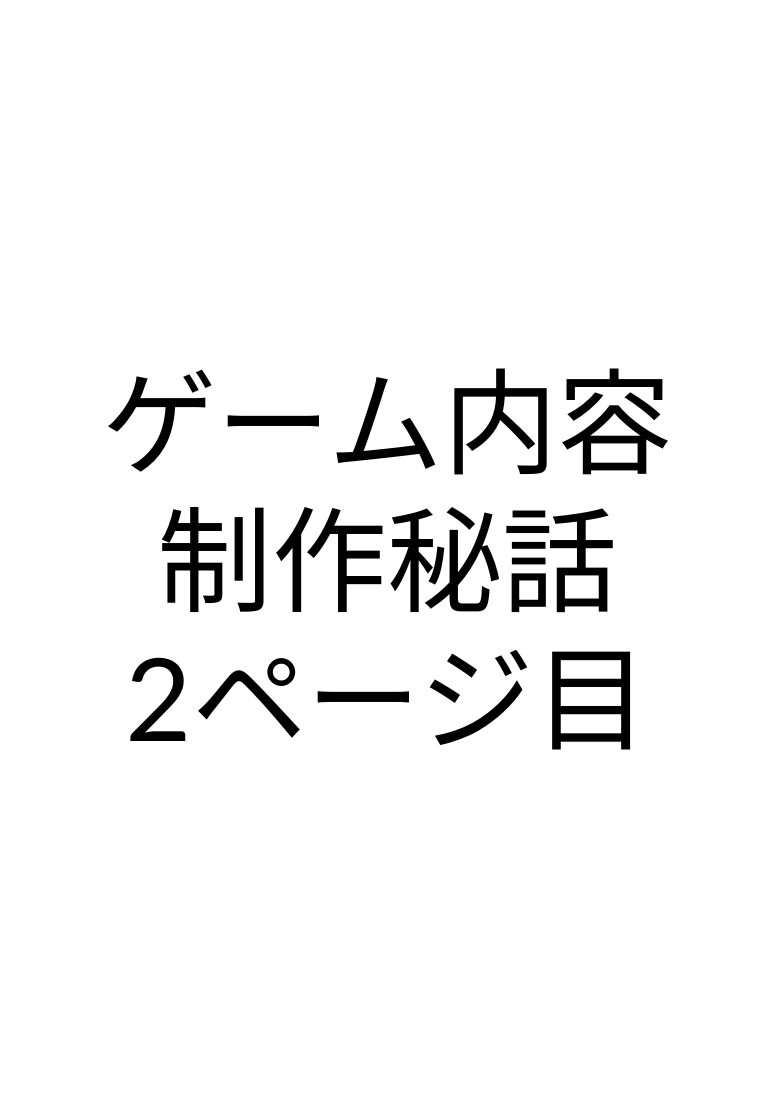
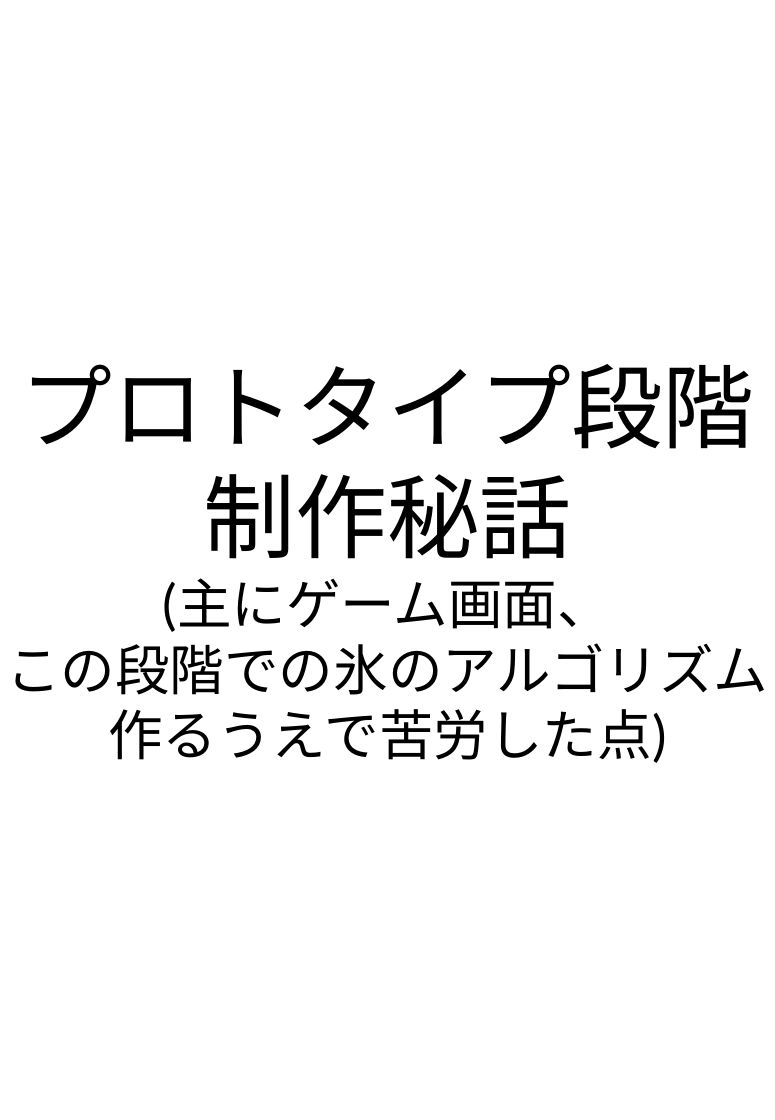
Before and after one commit to RitsukiObara/GraduationTeam, a slide deck: slide 5 of 07_Archive/Archive.pptx. Drawn at 775x1120 pixels with LibreOffice and Linux fonts; fonts in the diff are those of the drawing. Boxes give left, top, right and bottom in pixels: in the first picture for what was removed or moved away, otherwise in the second. Text is boxed around its words. In the diff, an @@ line names an element or a change of style, - is before the commit and + after.

```diff
--- a/07_Archive/Archive.pptx
+++ b/07_Archive/Archive.pptx
@@ text "プロトタイプ段階": place and size @@
-text "プロトタイプ段階" at bbox=[102, 368, 673, 750]
+text "プロトタイプ段階" at bbox=[6, 364, 768, 763]
@@ text at bbox=[20, 364, 754, 449]: text changed; size 80 to 64 pt @@
-ゲーム内容
+プロトタイプ段階
@@ text at bbox=[204, 474, 571, 559]: size 80 to 64 pt in "制作秘話" @@
@@ text at bbox=[6, 578, 768, 763]: text changed; size 80 to 38 pt @@
-2ページ目
+(主にゲーム画面、
+この段階での氷のアルゴリズム
+作るうえで苦労した点)
```
Also in this commit, not shown: 5 other slides changed, 2 slides added, 2 slides removed.
